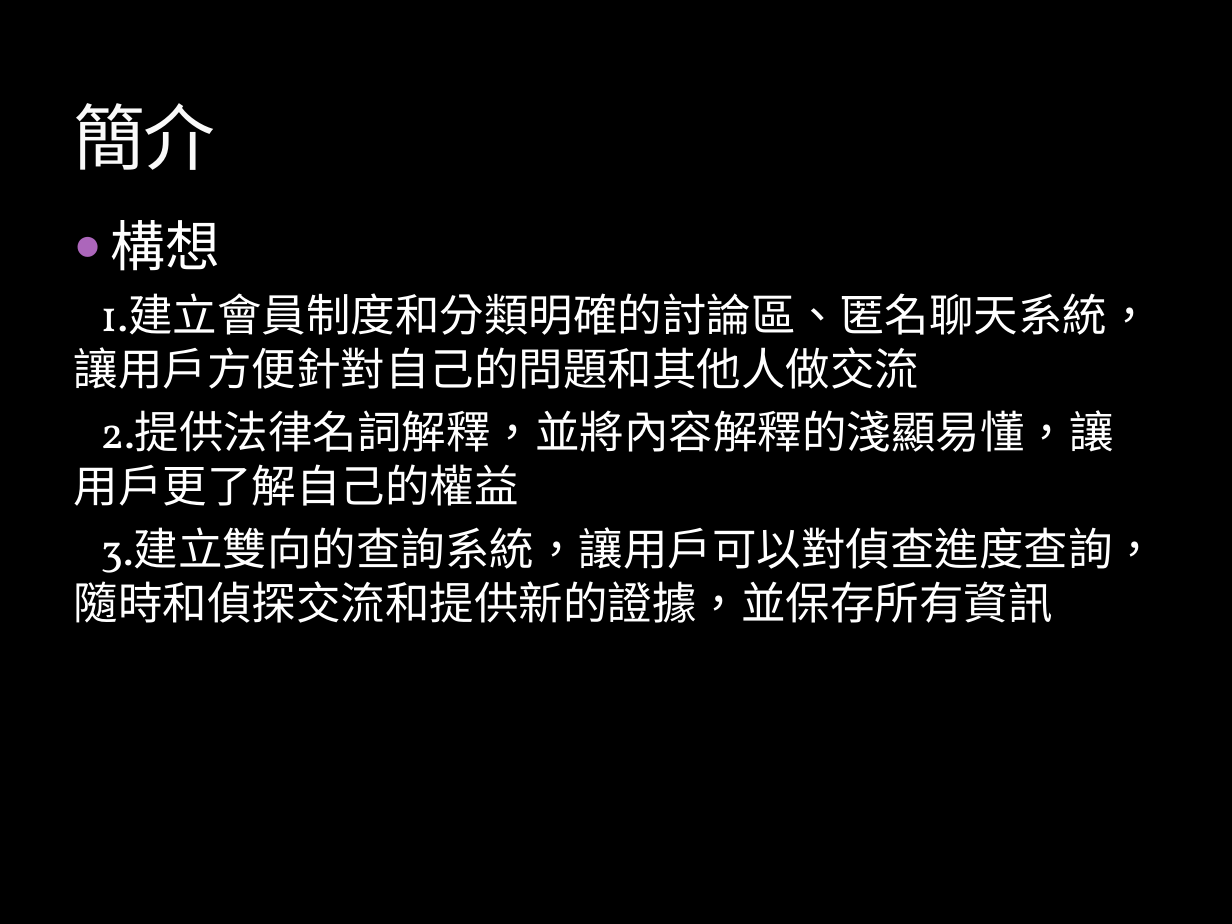
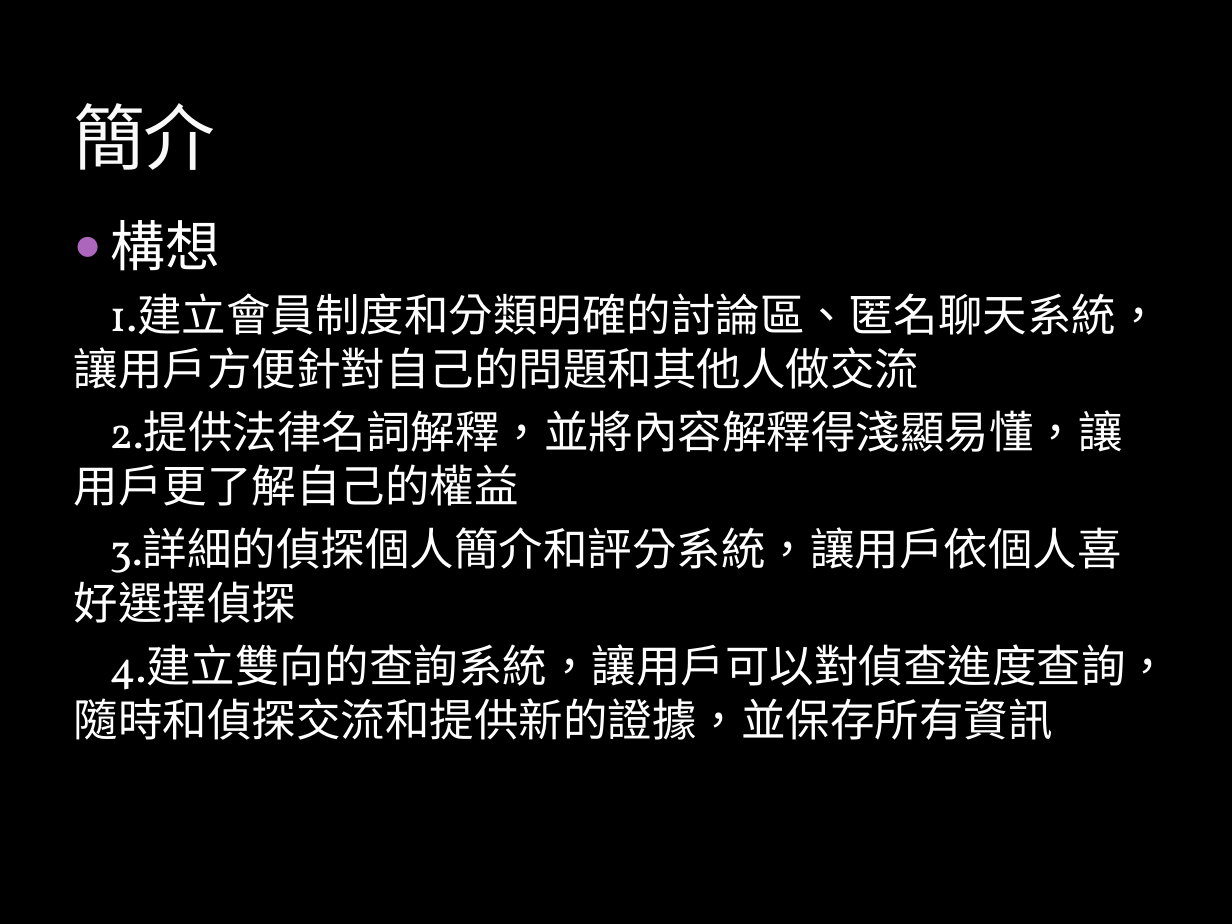
Before and after one commit to Banana-Huang/107_SE_Team11, a slide deck: slide 6 of team11_proposal.pptx. Drawn at 1232x924 pixels with LibreOffice and Linux fonts; fonts in the diff are those of the drawing; background and template pictures are left out. Boxes give left, top, right and bottom in pixels: in the first picture for what was removed or moved away, otherwise in the second. Text is boxed around its words. In the diff, an @@ line names an element or a change of style, - is before the commit and + after.

```diff
--- a/team11_proposal.pptx
+++ b/team11_proposal.pptx
@@ text at (x1=74, y1=410, x2=1170, y2=740): text changed @@
-2.提供法律名詞解釋，並將內容解釋的淺顯易懂，讓用戶更了解自己的權益
-3.建立雙向的查詢系統，讓用戶可以對偵查進度查詢，隨時和偵探交流和提供新的證據，並保存所有資訊
+2.提供法律名詞解釋，並將內容解釋得淺顯易懂，讓用戶更了解自己的權益
+3.詳細的偵探個人簡介和評分系統，讓用戶依個人喜好選擇偵探
+4.建立雙向的查詢系統，讓用戶可以對偵查進度查詢，隨時和偵探交流和提供新的證據，並保存所有資訊
```
Also in this commit, not shown: 10 other slides changed, 3 slides added.
